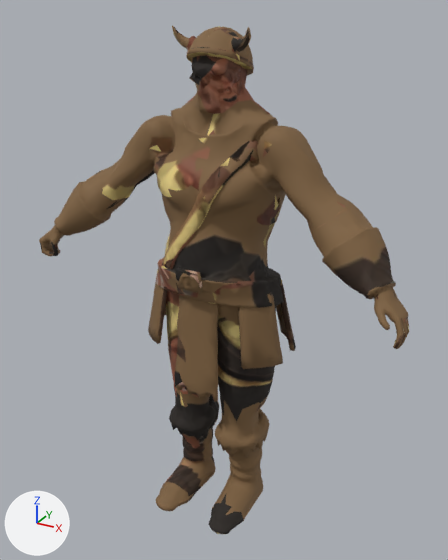
Two versions of the glTF model public/assets/models/enemy_marauder.glb, one commit apart.
Rendered twice from a camera (50 mm lens) standing at (1.065, -1.891, 1.945) and looking at (0.02, 0.009, 0.995). Every picture has the same lights, and +X, +Y and +Z are marked at lower left. The picture after the commit comes second. Vertices at exactly the same position are counted once.

The first picture shows 'enemy_marauder_straw_mesh'.
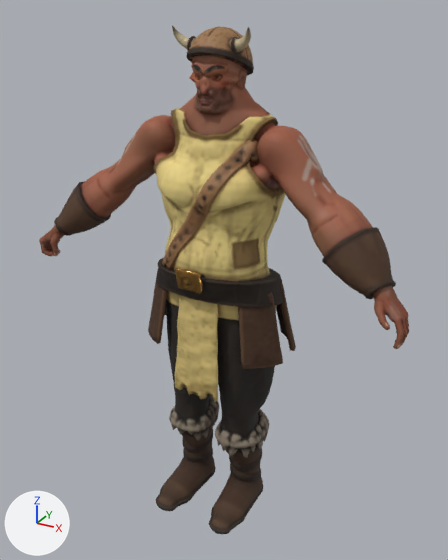
Diff of the bpy script that builds the scene:
```diff
--- a/public/assets/models/enemy_marauder.glb.py
+++ b/public/assets/models/enemy_marauder.glb.py
@@ me_enemy_marauder_straw_mesh @@
 me_enemy_marauder_straw_mesh.from_pydata(...)  # 5708 vertices, 11379 faces; spans x -0.74..0.75, y -0.26..0.21, z 0.0..1.89
 # used by ob_enemy_marauder_straw_mesh; location = (0.0, 0.0, 0.0)
+# me_enemy_marauder_straw_mesh part 1: 8 vertices moved within x -0.19..0.45, y -0.13..0.05, z 0.61..1.2; 69 vertices removed from x -0.24..0.26, y -0.21..0.17, z 0.36..1.26; 69 vertices added at x -0.24..0.45, y -0.2..0.17, z 0.32..1.27
+# me_enemy_marauder_straw_mesh part 2: 4 vertices moved from x -0.03..0.03, y -0.08..-0.06, z 1.73..1.81 to x -0.04..0.03, y -0.07..-0.06, z 1.73..1.82; 33 vertices removed from x -0.13..0.1, y -0.1..0.12, z 1.59..1.87; 34 vertices added at x -0.18..0.1, y -0.1..0.12, z 1.52..1.84
+# me_enemy_marauder_straw_mesh part 3: 6 vertices moved within x -0.2..0.2, y -0.2..0.08, z 0.0..0.03; 18 vertices removed from x -0.2..0.2, y -0.24..0.09, z 0.0..0.03; 18 vertices added at x -0.2..0.2, y -0.24..0.1, z 0.0..0.09
+# me_enemy_marauder_straw_mesh part 4: 6 vertices removed from x -0.64..-0.61, y -0.17..-0.06, z 1.11..1.16; 5 vertices added at x -0.64..-0.62, y -0.17..-0.06, z 1.1..1.14
+# me_enemy_marauder_straw_mesh part 5: 10566 kept faces spanning x -0.74..0.75, y -0.26..0.21, z 0.0..1.89 get new texture (UV) coordinates
 me_enemy_marauder_straw_mesh.materials.append(mat_m_enemy_marauder_straw)
```

Pixel boxes (x1, y1, x2, y2) of what changed, in the pictures (448 x 560 px; the box of a moved part takes in the faces that stretch with it):
part 1 of me_enemy_marauder_straw_mesh, moved or reshaped
    before: (158, 215, 325, 309)
    after: (159, 215, 325, 454)
part 2 of me_enemy_marauder_straw_mesh, moved or reshaped
    before: (175, 28, 246, 99)
    after: (162, 47, 246, 143)
part 3 of me_enemy_marauder_straw_mesh, moved or reshaped
    before: (156, 484, 260, 528)
    after: (156, 484, 260, 529)
part 4 of me_enemy_marauder_straw_mesh, moved or reshaped
    before: (55, 215, 72, 235)
    after: (56, 227, 73, 235)
part 5 of me_enemy_marauder_straw_mesh, surface changed
    both: (39, 26, 409, 534)
